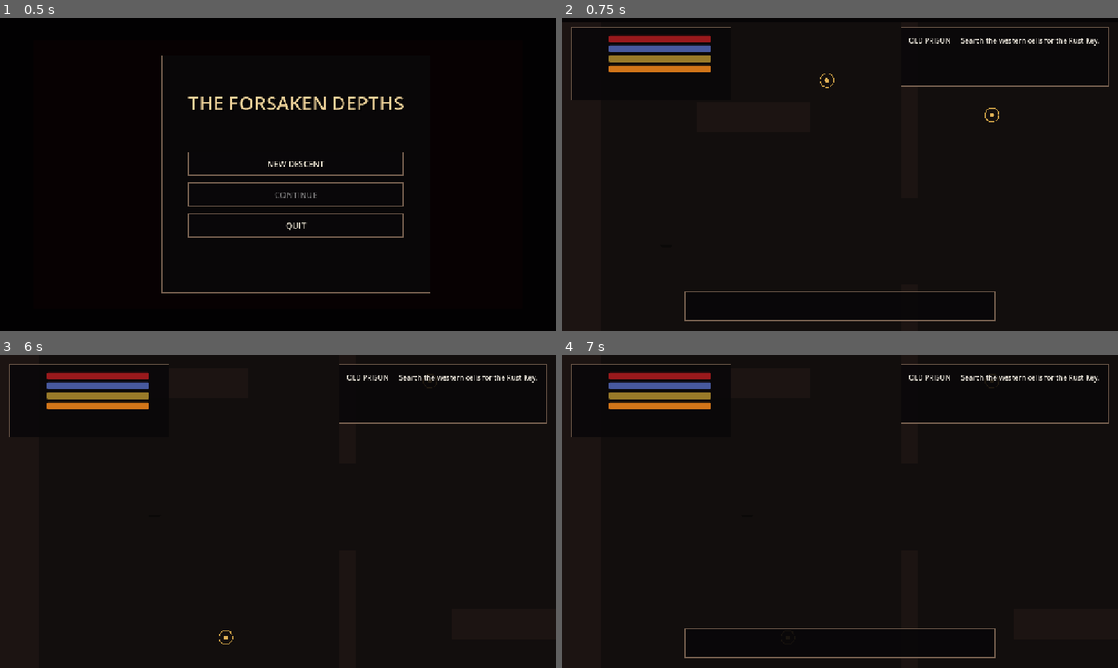
Above: before the commit, frames 1-4 (two rows, left to right).
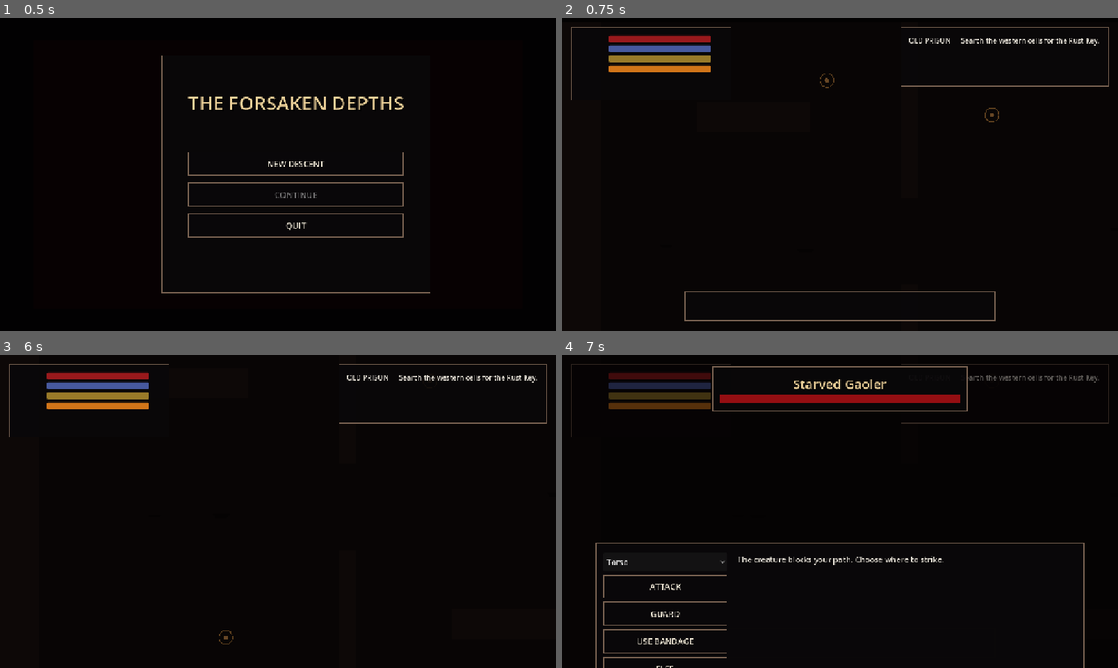
Above: after the commit, the same moments.

Repository: Worawit0/space-dodge-game01
Game: Godot game, scene res://scenes/main/main.tscn
The game is run twice, just before and just after one commit, with the same random seed, the same clock (stepped at 60 frames per second) and the same inputs.
Inputs:
- Up to frame 1 (0.5 s): no input
- Up to frame 2 (0.75 s): click "NEW DESCENT" at 0.5 s
- Up to frame 3 (6 s): tap Enter at 1.25 s; hold D 1.28-2.03 s; tap E at 1.35 s; tap Space at 1.52, 2, 2.27 s; hold S 2.03-2.75 s; tap I at 2.1 s; click "ITEMS" at 2.75 s; click "WEAPONS" at 3.5 s; click "ARMOR" at 4.25 s; click "KEY ITEMS" at 5 s; click "BACK [Esc]" at 5.75 s
- Up to frame 4 (7 s): tap Enter at 6.5 s; hold D from 6.53 s (still down); tap E at 6.6 s

Frame 1 is identical in both runs. In frame 2, less than 0.1% of the frame differs, in the area x 46-79%, y 17-34%; in frame 3, less than 0.1%; in frame 4, 5.9%, in the area x 1-99%, y 2-100%.
Error before the commit: Invalid assignment of property or key 'texture_path' with value of type 'String' on a base object of type 'CharacterBody2D (enemy.gd)'. (res://scripts/world/ga…

Commit message:
V8 full layered progression with Heart chamber

Diff:
--- a/forsaken_v7/scripts/world/game_world.gd
+++ b/forsaken_v7/scripts/world/game_world.gd
@@ -25,6 +25,7 @@
 var position_accum := 0.0
 
 func _ready() -> void:
+	_build_lighting()
 	_build_layers()
 	_build_collision_world()
 	_spawn_player()
@@ -35,7 +36,12 @@
 	GameState.inventory_changed.connect(_update_objective)
 	AudioManager.play_ambient()
 	_update_objective()
-	GameState.message_requested.emit("The descent begins. Find the Rust Key in the Old Prison.")
+	GameState.message_requested.emit("The descent begins. Find the Rust Key in the western prison cells.")
+
+func _build_lighting() -> void:
+	var modulate := CanvasModulate.new()
+	modulate.color = Color(0.46,0.40,0.43,1.0)
+	add_child(modulate)
 
 func _build_layers() -> void:
 	for info in [
@@ -61,13 +67,23 @@
 	_add_wall(collision_root, Vector2(1200,1155), Vector2(2400,90))
 	_add_wall(collision_root, Vector2(45,600), Vector2(90,1200))
 	_add_wall(collision_root, Vector2(2355,600), Vector2(90,1200))
+
+	# Prison -> Infirmary wall with a 200px doorway.
 	_add_wall(collision_root, Vector2(800,295), Vector2(40,410))
 	_add_wall(collision_root, Vector2(800,905), Vector2(40,410))
+
+	# Infirmary -> Temple.
 	_add_wall(collision_root, Vector2(1600,295), Vector2(40,410))
 	_add_wall(collision_root, Vector2(1600,905), Vector2(40,410))
+
+	# Temple -> Heart chamber, opened only after the ritual.
+	_add_wall(collision_root, Vector2(2040,295), Vector2(40,410))
+	_add_wall(collision_root, Vector2(2040,905), Vector2(40,410))
+
+	# Internal room architecture.
 	_add_wall(collision_root, Vector2(440,315), Vector2(260,70))
 	_add_wall(collision_root, Vector2(1205,870), Vector2(330,70))
-	_add_wall(collision_root, Vector2(1915,272), Vector2(270,65))
+	_add_wall(collision_root, Vector2(1815,272), Vector2(230,65))
 
 func _add_wall(parent: Node, pos: Vector2, size: Vector2) -> void:
 	var body := StaticBody2D.new()
@@ -86,37 +102,54 @@
 	actors.add_child(player)
 	player.global_position = GameState.player_position
 	player.inventory_requested.connect(_toggle_inventory)
-	player.attack_requested.connect(func(): GameState.message_requested.emit("Enemies are fought when they catch you. Choose body parts in battle."))
+	player.attack_requested.connect(func(): GameState.message_requested.emit("Enemies trigger turn-based combat on contact. Choose a limb target in battle."))
 
 func _spawn_interactables() -> void:
-	_spawn_door(Vector2(800,600), "Prison Iron Gate", "Rust Key", "infirmary_open")
-	_spawn_door(Vector2(1600,600), "Temple Bell Gate", "Bell Sigil", "temple_open")
+	_spawn_door(Vector2(800,600), "Prison Iron Gate", "Rust Key", "infirmary_open", "", "prison")
+	_spawn_door(Vector2(1600,600), "Temple Bell Gate", "Bell Sigil", "temple_open", "", "temple")
+	_spawn_door(Vector2(2040,600), "Heart Gate", "", "heart_open", "ritual_done", "heart")
 
 	_spawn_pickup(Vector2(610,230), "Rust Key", "key")
 	_spawn_pickup(Vector2(520,900), "Bearded Axe", "weapon")
 	_spawn_pickup(Vector2(1300,945), "Chainmail", "armor")
 	_spawn_pickup(Vector2(1435,280), "Bell Sigil", "key")
-	_spawn_pickup(Vector2(1860,955), "Greatsword", "weapon")
+	_spawn_pickup(Vector2(1880,955), "Greatsword", "weapon")
 	_spawn_pickup(Vector2(990,310), "Ration", "item")
 
 	var maren = NPC_SCENE.instantiate()
 	maren.position = Vector2(1110,380)
+	maren.npc_name = "Maren"
+	maren.flag_name = "met_maren"
+	maren.asset_set = "maren"
+	maren.first_text = "The prison is only the mouth of this place. The Bell Sigil is hidden beyond the shrine. Take this bandage."
+	maren.repeat_text = "Do not trust the sound of the bell. It calls with voices you remember."
 	actors.add_child(maren)
+
+	var sever = NPC_SCENE.instantiate()
+	sever.position = Vector2(1775,760)
+	sever.npc_name = "Priest Sever"
+	sever.flag_name = "met_sever"
+	sever.asset_set = "sever"
+	sever.first_text = "The Heart Gate will not answer a key. Break the ritual seal and it will open."
+	sever.repeat_text = "The Warden is not a king. It is a lock."
+	actors.add_child(sever)
 
 	var shrine = SHRINE_SCENE.instantiate()
 	shrine.position = Vector2(1190,720)
 	actors.add_child(shrine)
 
 	var ritual = RITUAL_SCENE.instantiate()
-	ritual.position = Vector2(1920,650)
+	ritual.position = Vector2(1870,610)
 	actors.add_child(ritual)
 
-func _spawn_door(pos: Vector2, title: String, key: String, flag: String) -> void:
+func _spawn_door(pos: Vector2, title: String, key: String, flag: String, req_flag: String, style: String) -> void:
 	var d = DOOR_SCENE.instantiate()
 	d.position = pos
 	d.door_name = title
 	d.required_key = key
 	d.open_flag = flag
+	d.required_flag = req_flag
+	d.door_style = style
 	actors.add_child(d)
 
 func _spawn_pickup(pos: Vector2, title: String, kind: String, amount: int = 1) -> void:
@@ -128,20 +161,20 @@
 	actors.add_child(p)
 
 func _spawn_enemies() -> void:
-	_spawn_enemy(Vector2(560,610), "Starved Gaoler", 34, 8, false, "res://assets/ghoul.svg")
-	_spawn_enemy(Vector2(1280,560), "Infirmary Husk", 42, 10, false, "res://assets/horror_maw.svg")
-	_spawn_enemy(Vector2(1780,430), "Bell Cult Horror", 52, 12, false, "res://assets/horror_bell_husk.svg")
+	_spawn_enemy(Vector2(560,610), "Starved Gaoler", 34, 8, false, "demon_a")
+	_spawn_enemy(Vector2(1280,560), "Blood Husk", 42, 10, false, "blood_monster")
+	_spawn_enemy(Vector2(1770,430), "Winged Penitent", 52, 12, false, "flying_demon")
 	if not bool(GameState.flags.get("boss_dead", false)):
-		_spawn_enemy(Vector2(2160,650), "The Bell Warden", 110, 17, true, "res://assets/horror_warden.svg", "ritual_done")
-
-func _spawn_enemy(pos: Vector2, title: String, hp: int, atk: int, boss: bool, texture: String, required_flag: String = "") -> void:
+		_spawn_enemy(Vector2(2200,610), "The Bell Warden", 120, 17, true, "demon_slime", "heart_open")
+
+func _spawn_enemy(pos: Vector2, title: String, hp: int, atk: int, boss: bool, set_name: String, required_flag: String = "") -> void:
 	var e = ENEMY_SCENE.instantiate()
 	e.position = pos
 	e.enemy_name = title
 	e.max_hp = hp
 	e.attack = atk
 	e.is_boss = boss
-	e.texture_path = texture
+	e.asset_set = set_name
 	e.required_flag = required_flag
 	actors.add_child(e)
 	e.set_player(player)
@@ -200,7 +233,7 @@
 		GameState.save_game()
 		ending_reached.emit(
 			"THE SILENT BELL",
-			"The Bell Warden falls and the ancient mechanism beneath the temple finally stops.\n\nYou leave the dungeon alive, but every night you still hear one final toll beneath the earth."
+			"The Bell Warden collapses before the dead mechanism beneath the city. The final toll never comes.\n\nYou climb toward daylight carrying the knowledge that the thing below was only a lock — and something older remains behind it."
 		)
 
 func _pause_enemies(paused: bool) -> void:
@@ -219,15 +252,19 @@
 	if not GameState.has_key_item("Rust Key"):
 		next = "OLD PRISON — Search the western cells for the Rust Key."
 	elif not bool(GameState.flags.get("infirmary_open", false)):
-		next = "OLD PRISON — Use the Rust Key on the iron gate to the east."
+		next = "OLD PRISON — Unlock the eastern iron gate."
 	elif not bool(GameState.flags.get("met_maren", false)):
-		next = "INFIRMARY — Find Maren and speak with her."
+		next = "INFIRMARY — Find Maren."
 	elif not GameState.has_key_item("Bell Sigil"):
 		next = "INFIRMARY — Search beyond the Deep Shrine for the Bell Sigil."
 	elif not bool(GameState.flags.get("temple_open", false)):
-		next = "INFIRMARY — Open the Temple Bell Gate with the Bell Sigil."
+		next = "INFIRMARY — Use the Bell Sigil on the Temple Gate."
+	elif not bool(GameState.flags.get("met_sever", false)):
+		next = "TEMPLE — Find Priest Sever."
 	elif not bool(GameState.flags.get("ritual_done", false)):
-		next = "TEMPLE — Inspect the ritual seal before approaching the Warden."
+		next = "TEMPLE — Break the red ritual seal."
+	elif not bool(GameState.flags.get("heart_open", false)):
+		next = "TEMPLE — Open the Heart Gate."
 	elif not bool(GameState.flags.get("boss_dead", false)):
 		next = "HEART OF THE BELL — Defeat the Bell Warden."
 	else:
